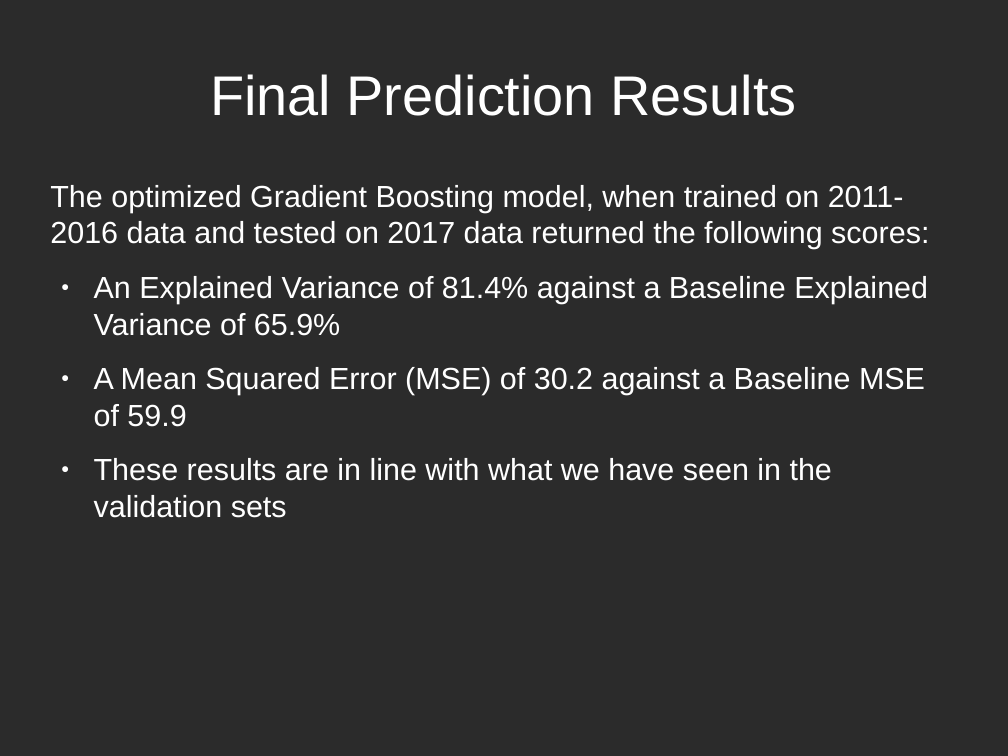
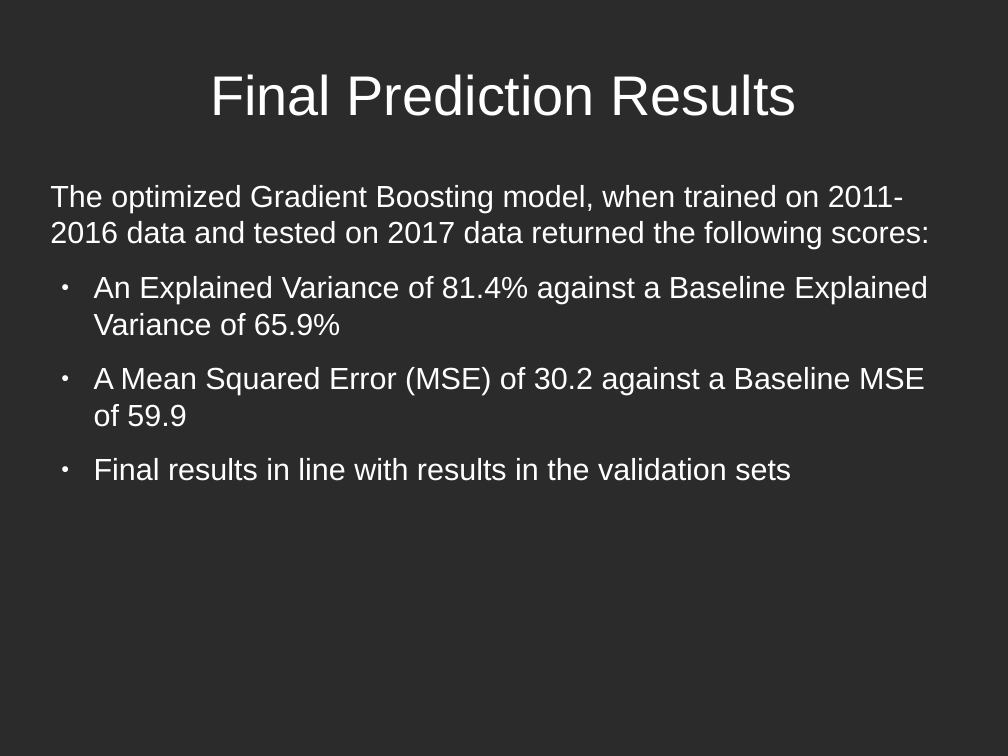
Before and after one commit to prantik-ghosh/bowling_performance_predictor_in_test_cricket, a slide deck: slide 11 of prantik_presentation_outline.odp. Drawn at 1008x756 pixels with LibreOffice and Linux fonts; fonts in the diff are those of the drawing; background and template pictures are left out; a plain dark background stands for a picture behind light text. Boxes give left, top, right and bottom in pixels: in the first picture for what was removed or moved away, otherwise in the second. Text is boxed around its words. In the diff, an @@ line names an element or a change of style, - is before the commit and + after.

```diff
--- a/prantik_presentation_outline.odp
+++ b/prantik_presentation_outline.odp
@@ text at (x1=94, y1=458, x2=791, y2=481): text changed @@
-● These results are in line with what we have seen in the validation sets
+● Final results in line with results in the validation sets
```
Also in this commit, not shown: 8 other slides changed, 2 other files.
